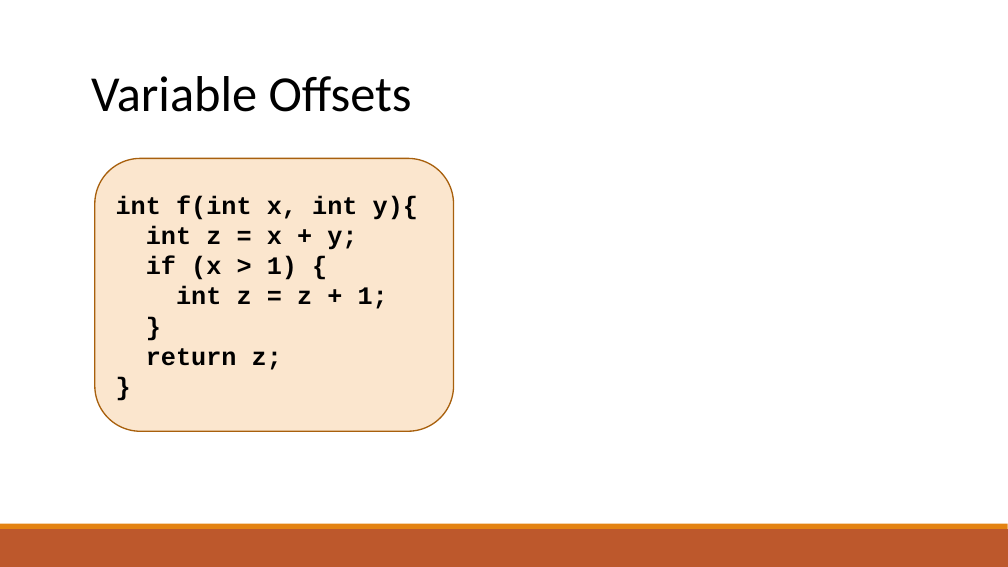
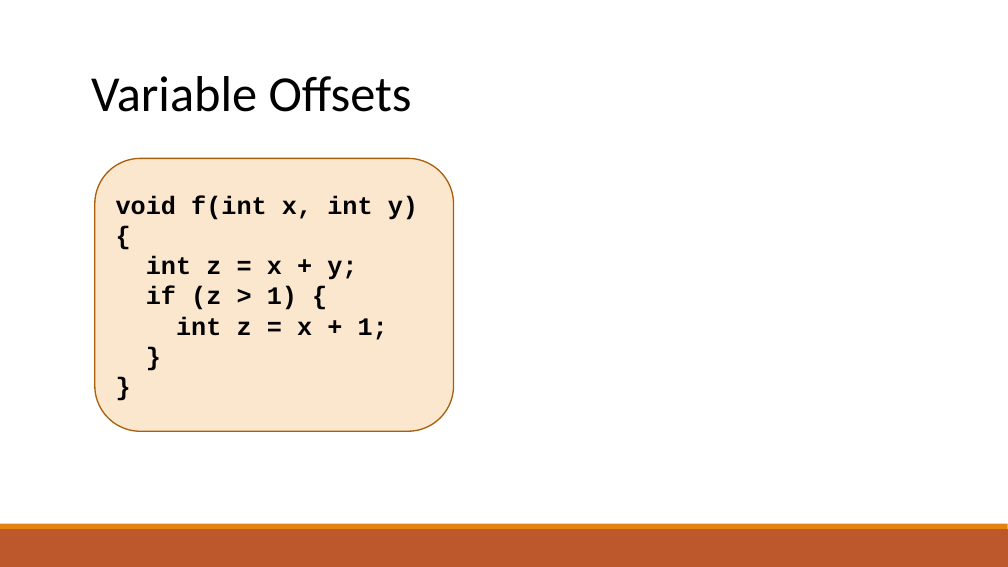
Before and after one commit to raghadzeidan/COMPILATION_TAU_FOR_STUDENTS, a slide deck: slide 117 of new_slides/semantic.pptx. Drawn at 1008x567 pixels with LibreOffice and Linux fonts; fonts in the diff are those of the drawing. Boxes give left, top, right and bottom in pixels: in the first picture for what was removed or moved away, otherwise in the second. Text is boxed around its words. In the diff, an @@ line names an element or a change of style, - is before the commit and + after.

```diff
--- a/new_slides/semantic.pptx
+++ b/new_slides/semantic.pptx
@@ text in rounded rectangle at (116,195,418,220): text changed @@
-int f(int x, int y){
+void f(int x, int y){
@@ text in rounded rectangle at (146,286,388,340): text changed @@
-if (x > 1) {
-int z = z + 1;
+if (z > 1) {
+int z = x + 1;
@@ text in rounded rectangle at (146,348,282,370): paragraph removed @@
-return z;
```
Also in this commit, not shown: 3 other slides changed, 3 slides added, 1 other file.
